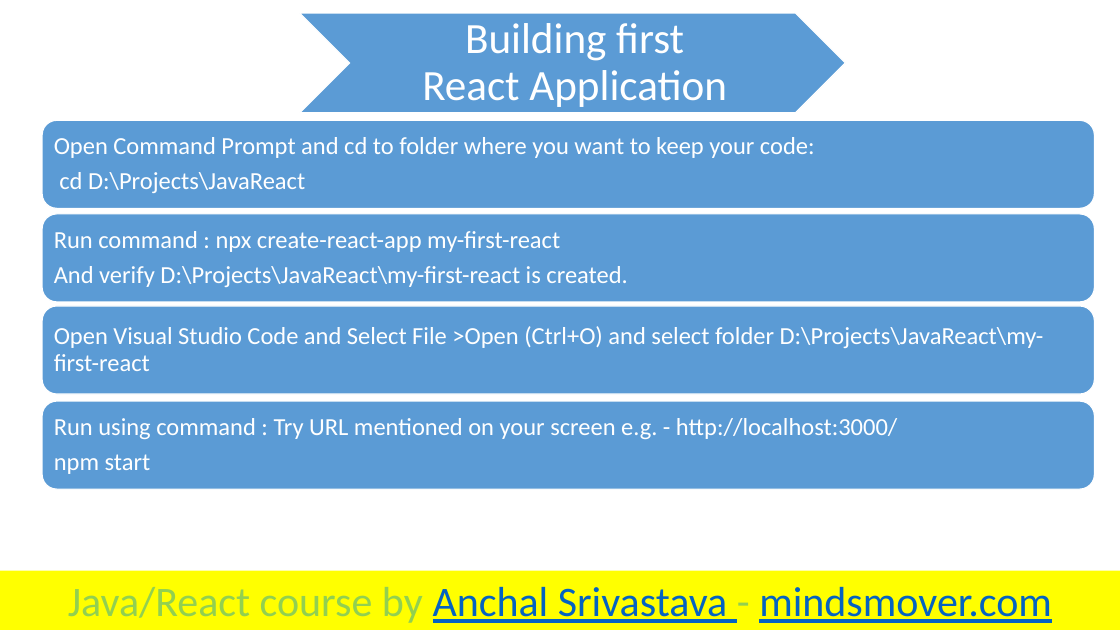
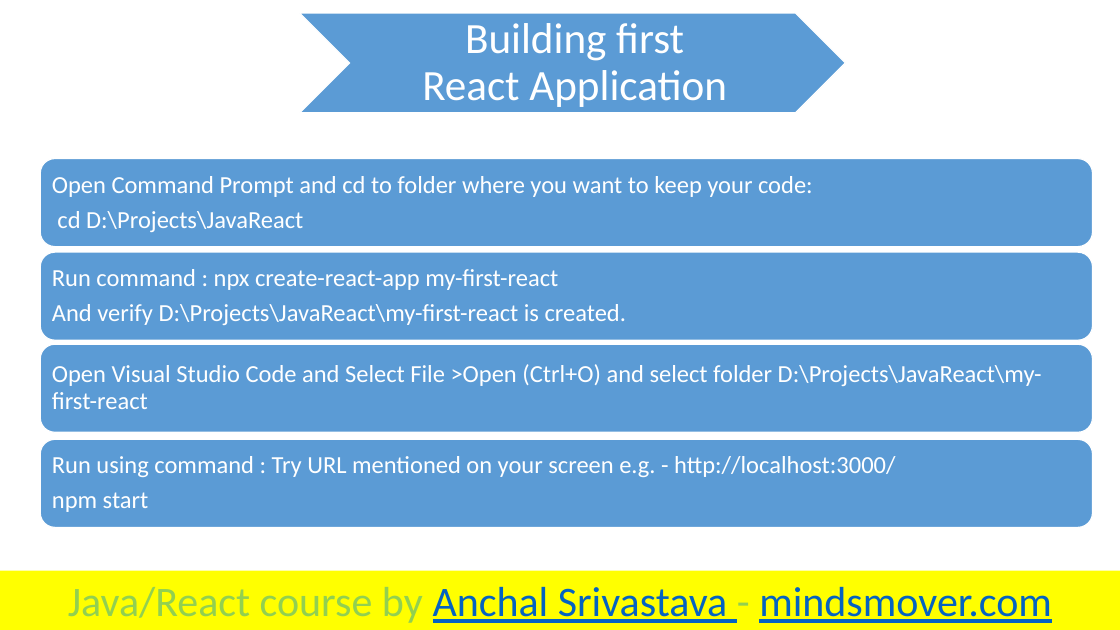
Before and after one commit to anchalsri82/JavaReact, a slide deck: slide 7 of docs/Day 2 - React Introduction.pptx. Drawn at 1120x630 pixels with LibreOffice and Linux fonts; fonts in the diff are those of the drawing. Boxes give left, top, right and bottom in pixels: in the first picture for what was removed or moved away, otherwise in the second. Text is boxed around its words. In the diff, an @@ line names an element or a change of style, - is before the commit and + after.

Commit message:
ppt updated

```diff
--- a/docs/Day 2 - React Introduction.pptx
+++ b/docs/Day 2 - React Introduction.pptx
@@ 4 texts, 3 rounded rectangles: place and size @@
-4 texts, 3 rounded rectangles at (42,120,1095,474)
+4 texts, 3 rounded rectangles at (40,159,1093,512)
@@ rounded rectangle: place and size @@
-rounded rectangle at (42,402,1095,490)
+rounded rectangle at (40,439,1093,528)
```
Also in this commit, not shown: 4 other slides changed, 2 other files.
